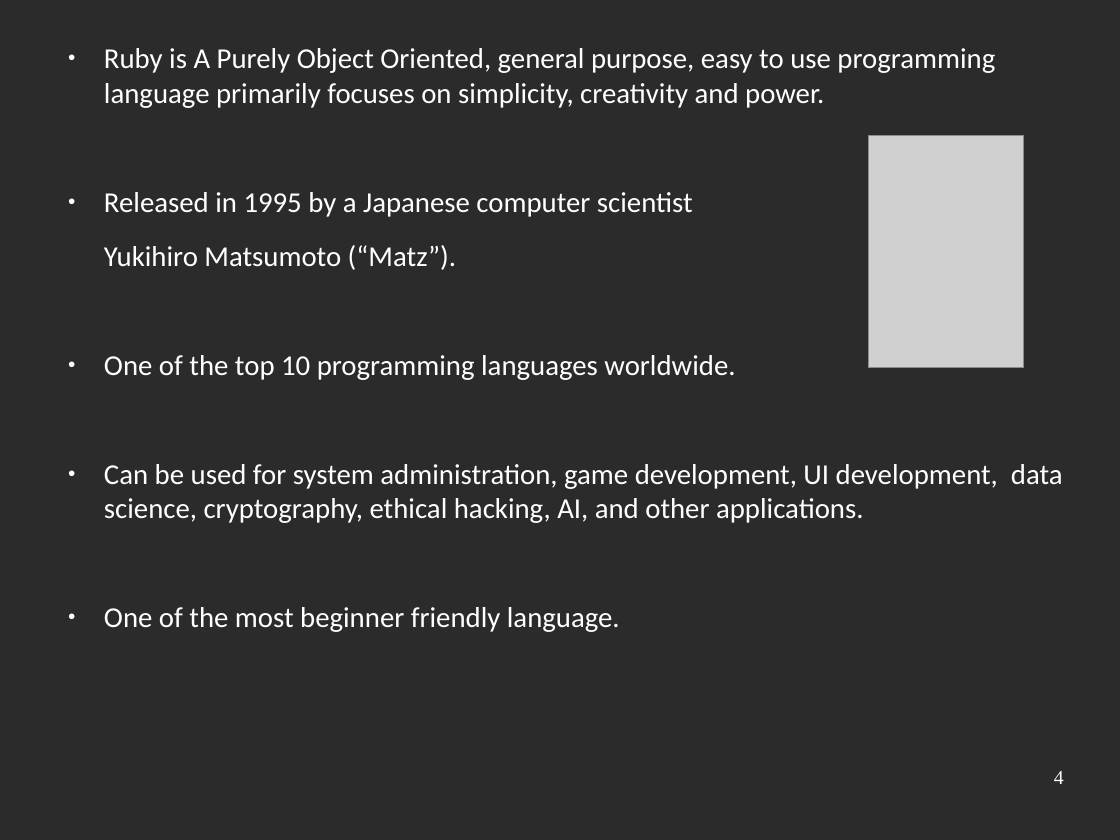
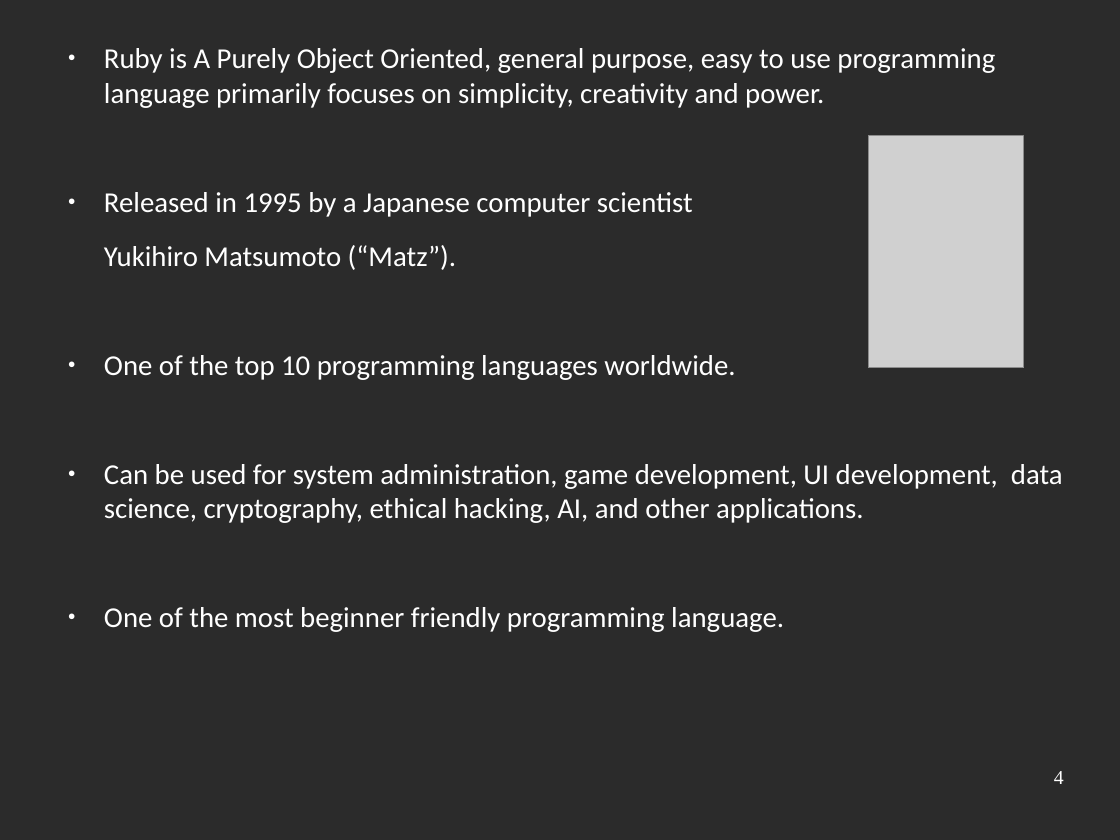
Before and after one commit to Souravgoswami/ruby-masterclass, a slide deck: slide 4 of Section 1: Getting Started/intro.odp. Drawn at 1120x840 pixels with LibreOffice and Linux fonts; fonts in the diff are those of the drawing; grey boxes stand for pictures; background and template pictures are left out; a plain dark background stands for a picture behind light text. Boxes give left, top, right and bottom in pixels: in the first picture for what was removed or moved away, otherwise in the second. Text is boxed around its words. In the diff, an @@ line names an element or a change of style, - is before the commit and + after.

```diff
--- a/Section 1: Getting Started/intro.odp
+++ b/Section 1: Getting Started/intro.odp
@@ text at box(104, 607, 784, 632): text changed @@
-● One of the most beginner friendly language.
+● One of the most beginner friendly programming language.
```
Also in this commit, not shown: 2 other slides changed, 1 other file.
